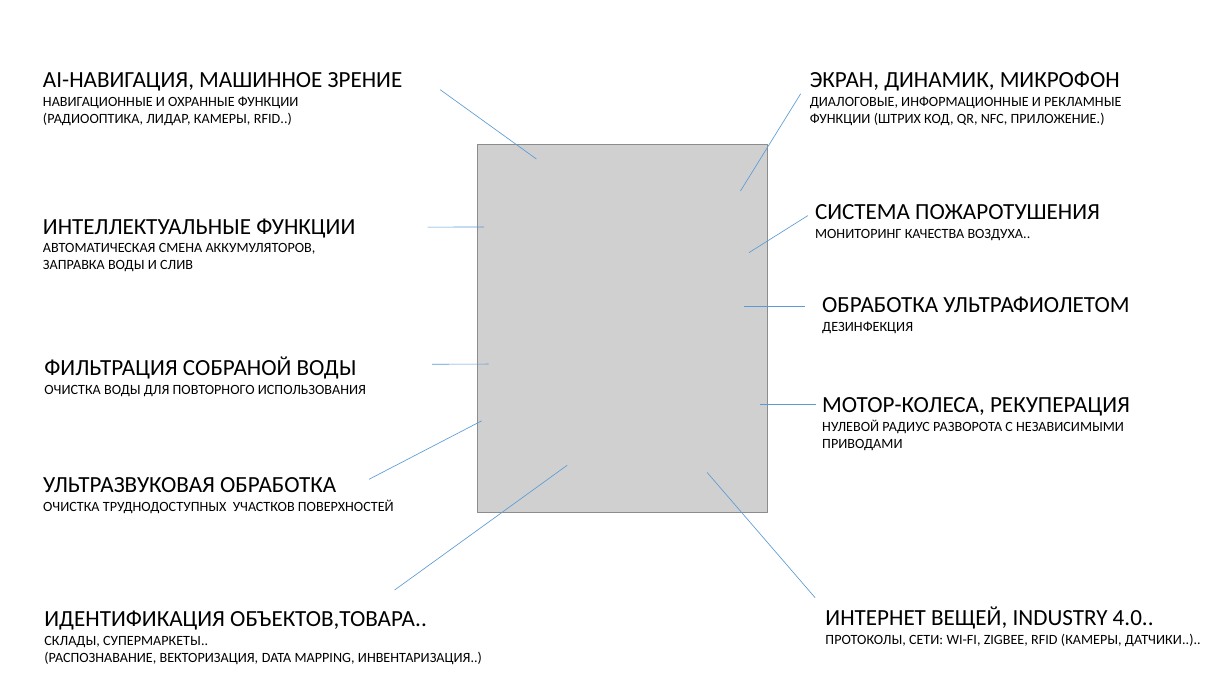
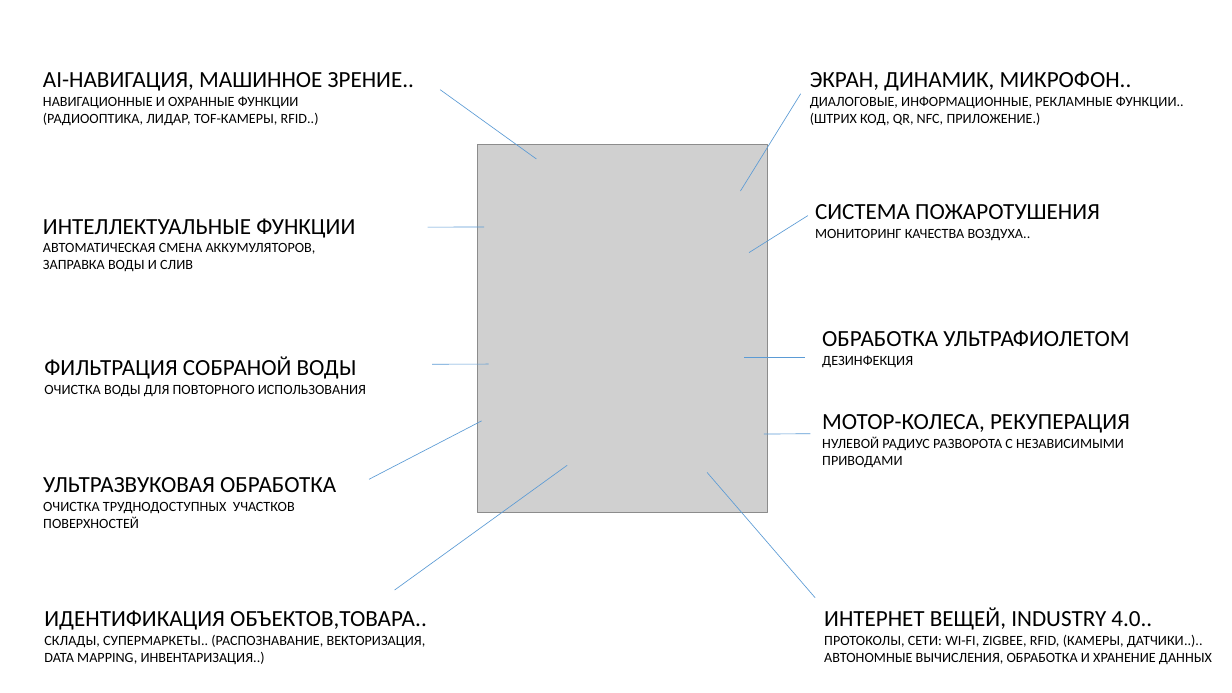
Before and after one commit to iACTUATOR/iactuator.ru, a slide deck: slide 4 of actuator.pptx. Drawn at 1232x693 pixels with LibreOffice and Linux fonts; fonts in the diff are those of the drawing; grey boxes stand for pictures. Boxes give left, top, right and bottom in pixels: in the first picture for what was removed or moved away, otherwise in the second. Text is boxed around its words. In the diff, an @@ line names an element or a change of style, - is before the commit and + after.

```diff
--- a/actuator.pptx
+++ b/actuator.pptx
@@ text at [43,72,414,91]: text changed @@
-AI-НАВИГАЦИЯ, МАШИННОЕ ЗРЕНИЕ
+AI-НАВИГАЦИЯ, МАШИННОЕ ЗРЕНИЕ..
@@ text at [810,71,1184,126]: text changed @@
-ЭКРАН, ДИНАМИК, МИКРОФОН
-ДИАЛОГОВЫЕ, ИНФОРМАЦИОННЫЕ И РЕКЛАМНЫЕ
-ФУНКЦИИ (ШТРИХ КОД, QR, NFC, ПРИЛОЖЕНИЕ.)
+ЭКРАН, ДИНАМИК, МИКРОФОН..
+ДИАЛОГОВЫЕ, ИНФОРМАЦИОННЫЕ, РЕКЛАМНЫЕ ФУНКЦИИ.. (ШТРИХ КОД, QR, NFC, ПРИЛОЖЕНИЕ.)
@@ text at [43,113,319,126]: text changed @@
-(РАДИООПТИКА, ЛИДАР, КАМЕРЫ, RFID..)
+(РАДИООПТИКА, ЛИДАР, TOF-КАМЕРЫ, RFID..)
@@ text "ОБРАБОТКА УЛЬТРАФИОЛЕТОМ": place and size @@
-text "ОБРАБОТКА УЛЬТРАФИОЛЕТОМ" at [822,296,1129,333]
+text "ОБРАБОТКА УЛЬТРАФИОЛЕТОМ" at [822,330,1129,367]
@@ line moved from (745, 307) - (805, 307) to (745, 358) - (805, 358) @@
@@ text "МОТОР-КОЛЕСА, РЕКУПЕРАЦИЯ": place and size @@
-text "МОТОР-КОЛЕСА, РЕКУПЕРАЦИЯ" at [822,397,1130,450]
+text "МОТОР-КОЛЕСА, РЕКУПЕРАЦИЯ" at [822,414,1130,467]
@@ line moved from (760, 405) - (817, 405) to (764, 434) - (811, 433) @@
@@ text at [43,502,295,528]: text changed @@
-ОЧИСТКА ТРУДНОДОСТУПНЫХ УЧАСТКОВ ПОВЕРХНОСТЕЙ
+ОЧИСТКА ТРУДНОДОСТУПНЫХ УЧАСТКОВ
+ПОВЕРХНОСТЕЙ
@@ text at [44,635,426,664]: spaces changed @@
-СКЛАДЫ, СУПЕРМАРКЕТЫ..
-(РАСПОЗНАВАНИЕ, ВЕКТОРИЗАЦИЯ, DATA MAPPING, ИНВЕНТАРИЗАЦИЯ..)
+СКЛАДЫ, СУПЕРМАРКЕТЫ.. (РАСПОЗНАВАНИЕ, ВЕКТОРИЗАЦИЯ,
+DATA MAPPING, ИНВЕНТАРИЗАЦИЯ..)
@@ text at [824,635,1212,665]: text changed @@
-ПРОТОКОЛЫ, СЕТИ: WI-FI, ZIGBEE, RFID (КАМЕРЫ, ДАТЧИКИ..)..
+ПРОТОКОЛЫ, СЕТИ: WI-FI, ZIGBEE, RFID, (КАМЕРЫ, ДАТЧИКИ..)..
+АВТОНОМНЫЕ ВЫЧИСЛЕНИЯ, ОБРАБОТКА И ХРАНЕНИЕ ДАННЫХ
```
Also in this commit, not shown: 1 other file.
